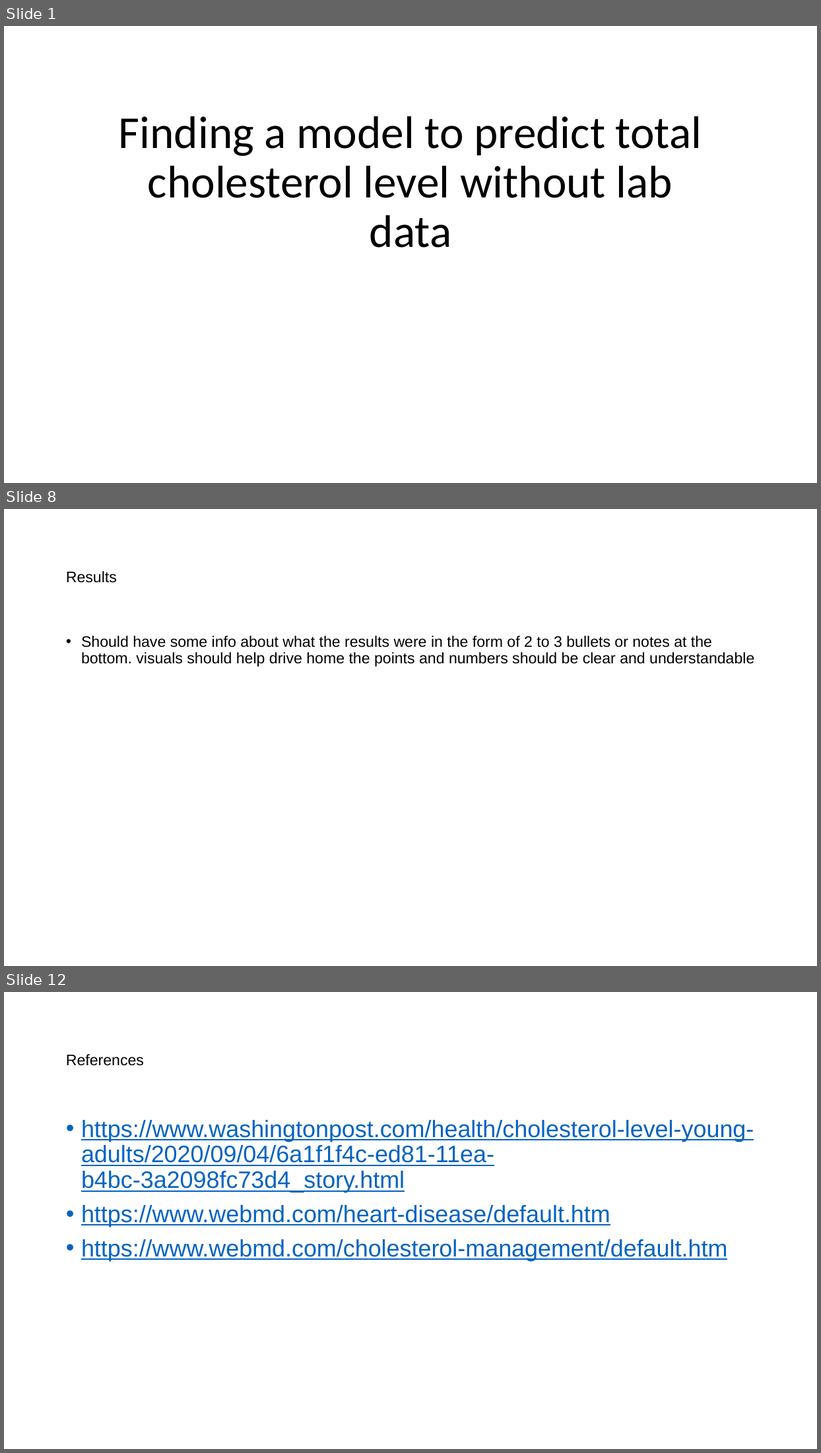
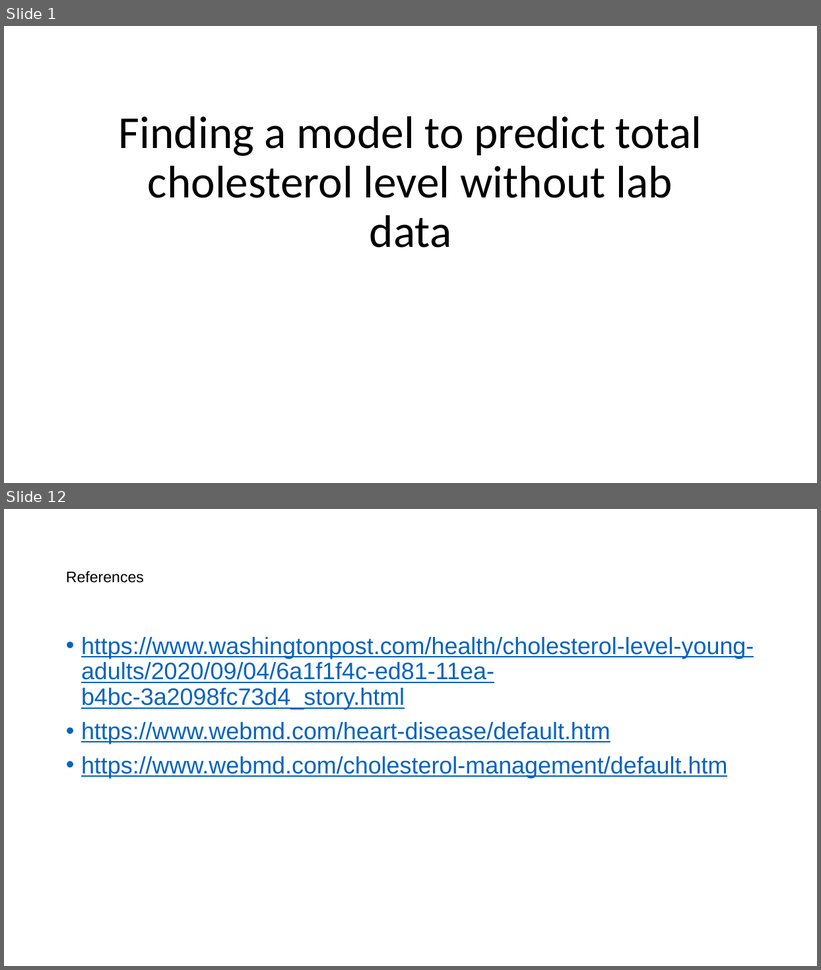
Before and after one commit to mathisme/ThinkfulDSFinalCapstone, a slide deck: Presentation.pptx. Shown one above the other, each under a label of ours: slides 1, 8 and 12 before the commit, slides 1 and 12 after it; the slides between them are not shown. The pictures are 821x1453 and 821x970 pixels, drawn with LibreOffice and Linux fonts; fonts in the diff are those of the drawing. Boxes give left, top, right and bottom in pixels: in the first picture for what was removed or moved away, otherwise in the second. Text is boxed around its words. In the diff, an @@ line names an element or a change of style, - is before the commit and + after.

```diff
--- a/Presentation.pptx
+++ b/Presentation.pptx
@@ slide 8 removed at box(4, 509, 817, 966), background #FFFFFF @@
@@ title removed at box(66, 571, 117, 583) @@
-Results
@@ text removed at box(81, 636, 754, 667) @@
-• Should have some info about what the results were in the form of 2 to 3 bullets or notes at the bottom. visuals should help drive home the points and numbers should be clear and understandable
```
Also in this commit, not shown: 8 slides changed, 5 slides added, 2 other slides removed, 1 other file.
